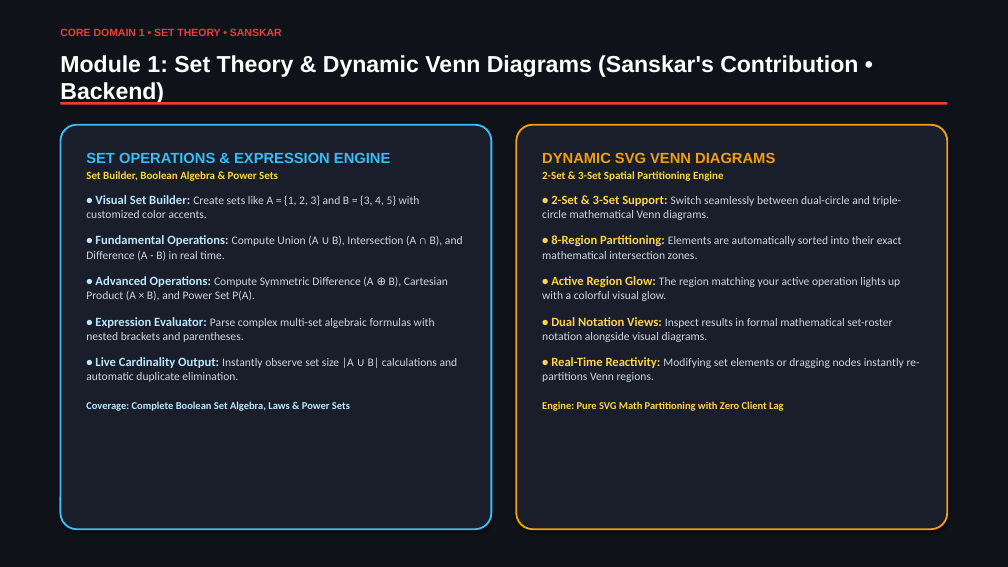
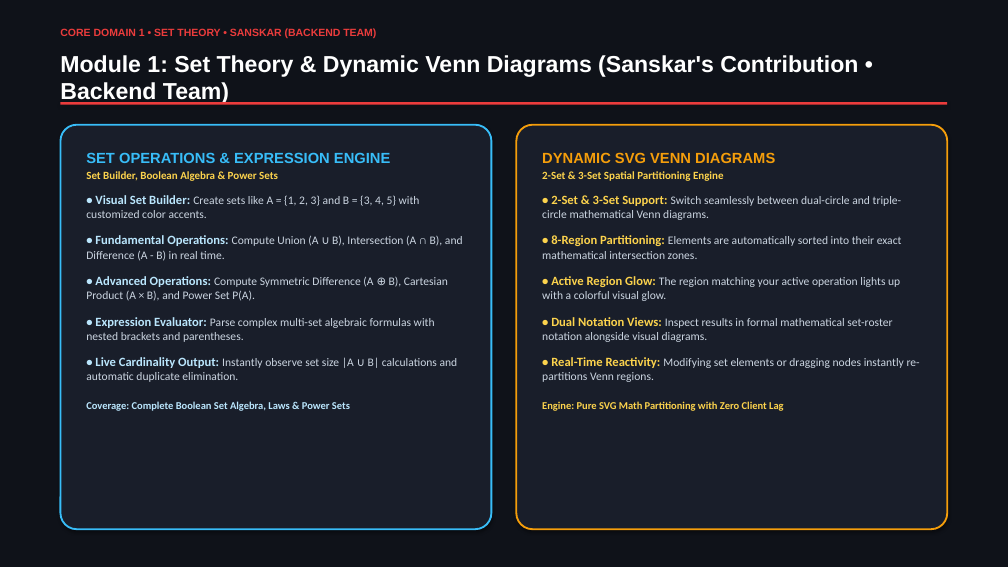
Before and after one commit to akash20065ray-sys/Logic_verse, a slide deck: slide 5 of LogicVerse_Presentation_With_Names.pptx. Drawn at 1008x567 pixels with LibreOffice and Linux fonts; fonts in the diff are those of the drawing. Boxes give left, top, right and bottom in pixels: in the first picture for what was removed or moved away, otherwise in the second. Text is boxed around its words. In the diff, an @@ line names an element or a change of style, - is before the commit and + after.

Commit message:
Align team member roles, modules, and full-stack ownership across slides and paper

```diff
--- a/LogicVerse_Presentation_With_Names.pptx
+++ b/LogicVerse_Presentation_With_Names.pptx
@@ text at [60, 28, 376, 38]: text changed @@
-CORE DOMAIN 1 • SET THEORY • SANSKAR
+CORE DOMAIN 1 • SET THEORY • SANSKAR (BACKEND TEAM)
@@ text at [60, 55, 858, 105]: text changed @@
-Module 1: Set Theory & Dynamic Venn Diagrams (Sanskar's Contribution • Backend)
+Module 1: Set Theory & Dynamic Venn Diagrams (Sanskar's Contribution • Backend Team)
```
Also in this commit, not shown: 8 other slides changed, 4 other files.
